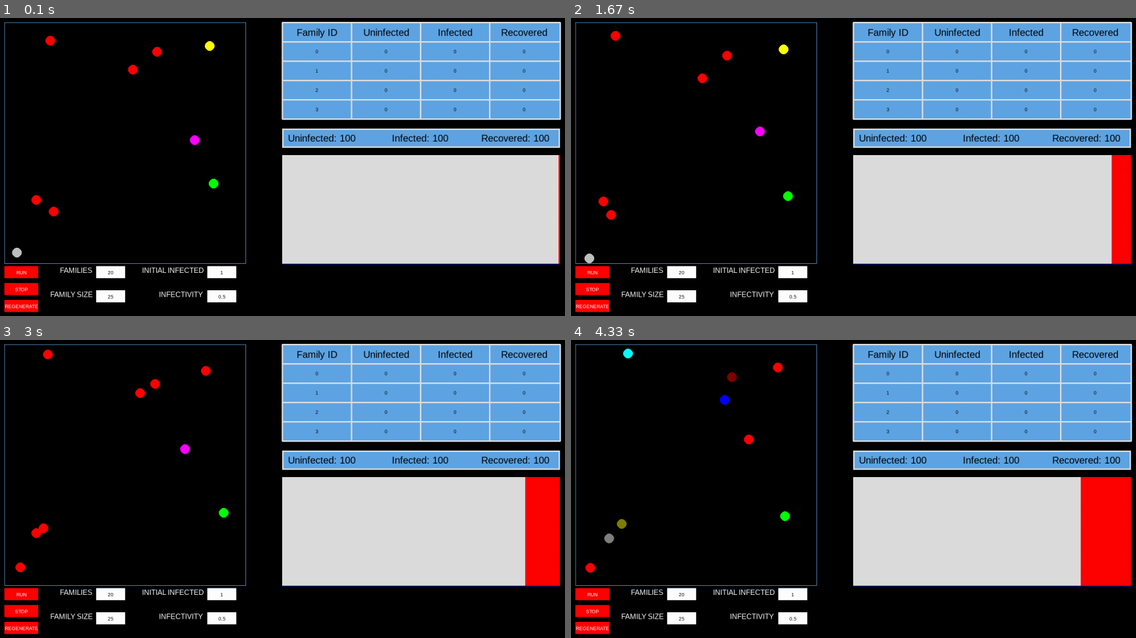
Above: before the commit, frames 1-4 (two rows, left to right).
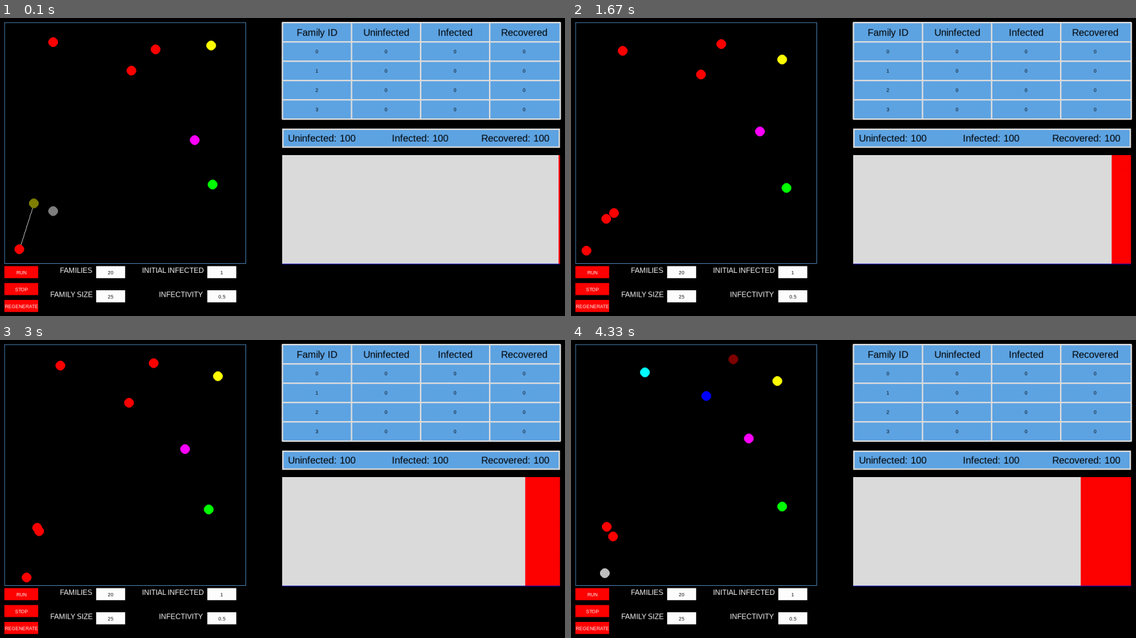
Above: after the commit, the same moments.

Repository: linyirun/EpidemicSimulator
Game: pygame game, started from main.py
Same seed, same stepped clock (60 frames per second), same inputs: the game is played once before the commit and once after it.
Inputs (mouse positions are in pixels of both pictures, inside the frame that each line leads up to):
- Up to frame 1 (0.1 s): no input
- Up to frame 2 (1.67 s): click "RUN" at 0.4 s; click (859, 184) at 0.73 s; click "1" at 1.07 s; click (1062, 274) at 1.4 s
- Up to frame 3 (3 s): click "25" at 2.23 s; click (265, 435) at 2.57 s
- Up to frame 4 (4.33 s): click "20" at 3.4 s; click (1034, 480) at 3.73 s

The runs differ from the first frame. In frame 1, 0.4% of the frame differs, in the area x 2-39%, y 5-81%; in frame 2, 0.7%; in frame 3, 0.7%; in frame 4, 0.8%, in the area x 2-39%, y 2-80%.

Commit message:
Fixed infected bug

Diff:
--- a/simulation.py
+++ b/simulation.py
@@ -57,7 +57,7 @@
 
     def frame(self):
         self.frame_num += 1
-        if len(self.simu_graph.recovered) < self.num_family * self.family_size:
+        if self.simu_graph.infected != set():
             #move
             for person in self.simu_graph.infected | self.simu_graph.susceptible | self.simu_graph.recovered:
                 person.make_move()
